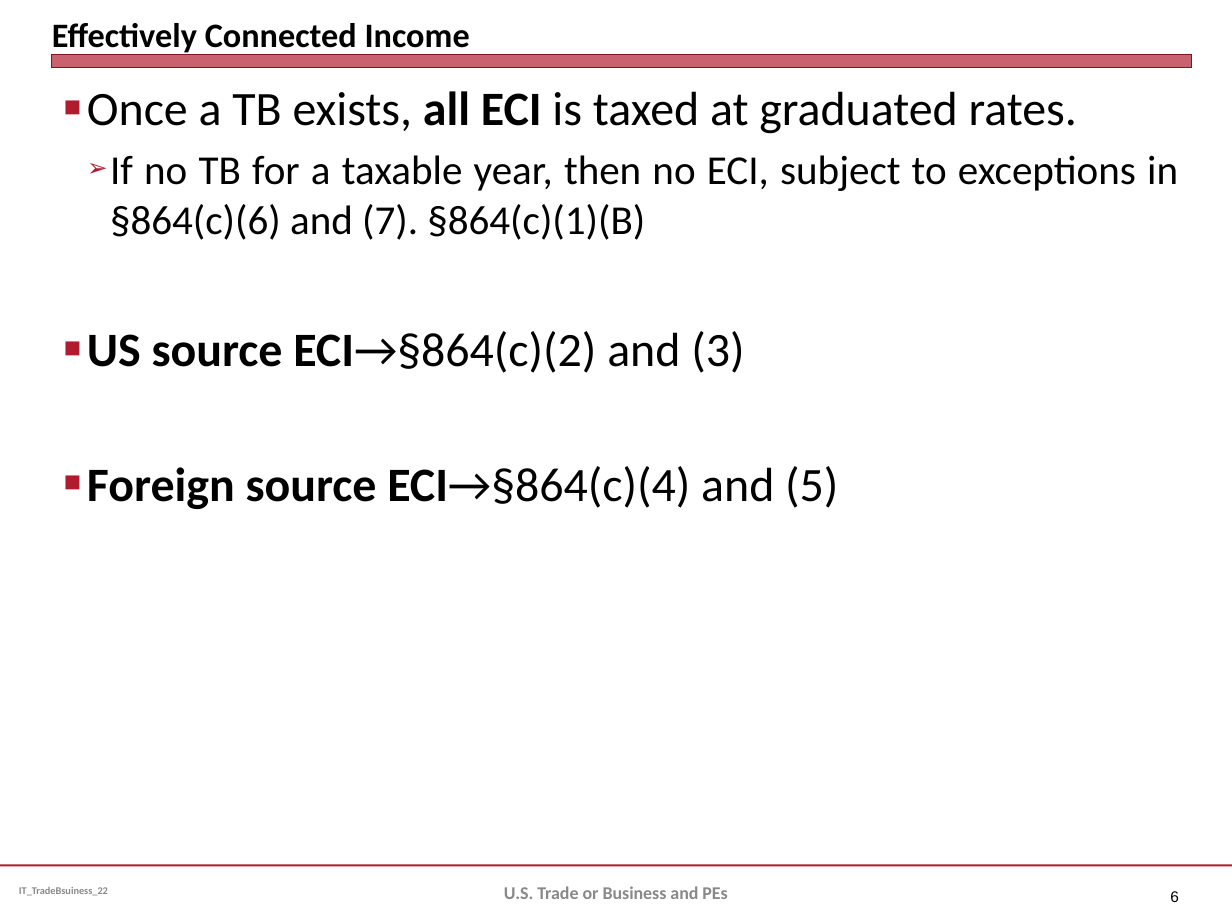
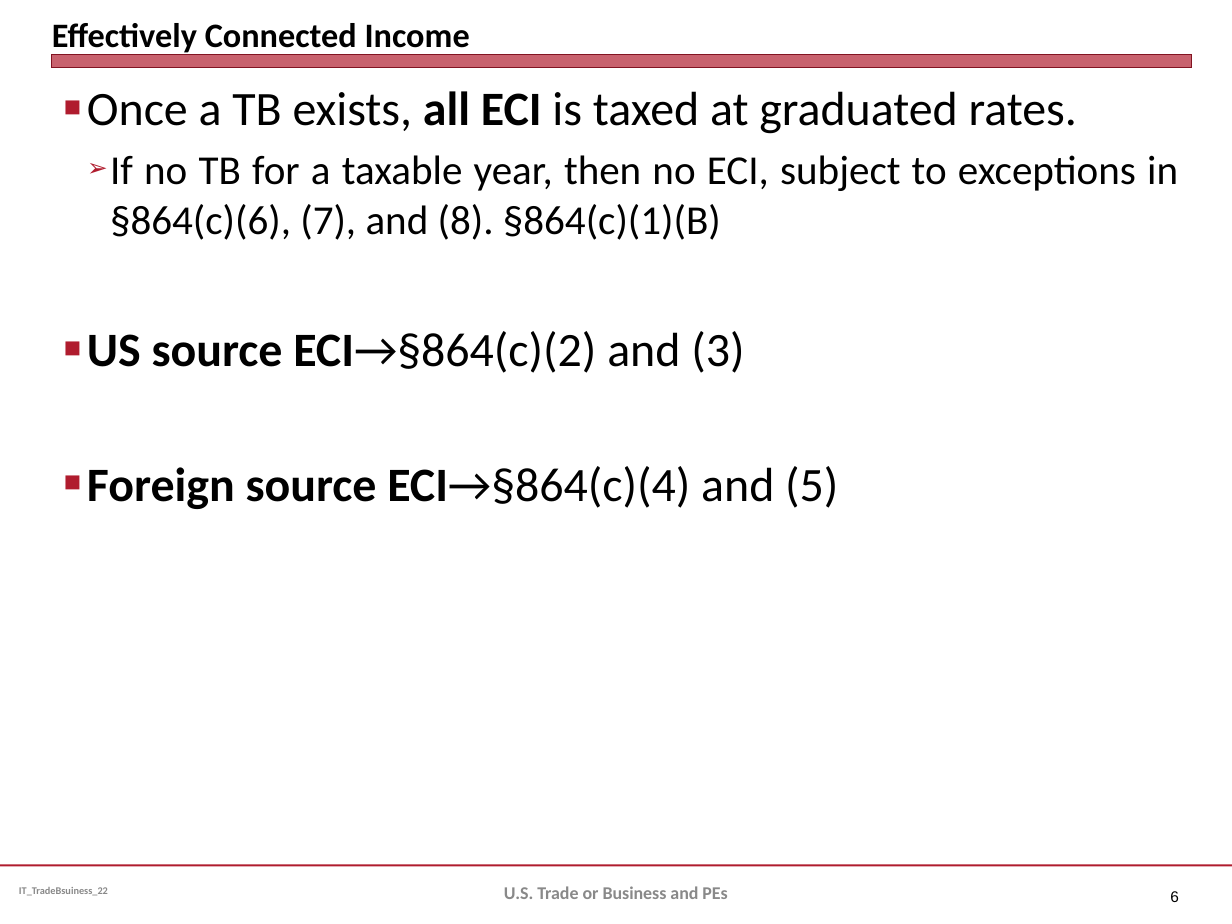
Before and after one commit to jmc877/International-Tax, a slide deck: slide 6 of slides/IT_Slides_ETB_22.pptx. Drawn at 1232x924 pixels with LibreOffice and Linux fonts; fonts in the diff are those of the drawing. Boxes give left, top, right and bottom in pixels: in the first picture for what was removed or moved away, otherwise in the second. Text is boxed around its words. In the diff, an @@ line names an element or a change of style, - is before the commit and + after.

```diff
--- a/slides/IT_Slides_ETB_22.pptx
+++ b/slides/IT_Slides_ETB_22.pptx
@@ text at [110,155,1178,240]: text changed @@
-  ➢ If no TB for a taxable year, then no ECI, subject to exceptions in §864(c)(6) and (7). §864(c)(1)(B)
+  ➢ If no TB for a taxable year, then no ECI, subject to exceptions in §864(c)(6), (7), and (8). §864(c)(1)(B)
```
Also in this commit, not shown: 2 other slides changed, 1 other file.
